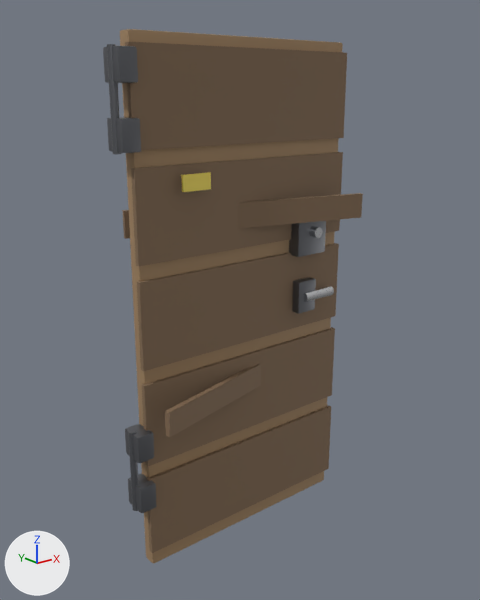
The FBX model Assets/Subsistence/Models/Props/DD_door_wood.fbx as it was, and as the next commit left it.
Both versions are drawn from a 50 mm camera at (-1.65, -2.04, 1.86) aimed at (-0.06, -0.05, 1.06). The lights are fixed; the arrows at lower left show +X, +Y and +Z. The older version comes first.

Objects in the first picture: 'DD_door_wood'.
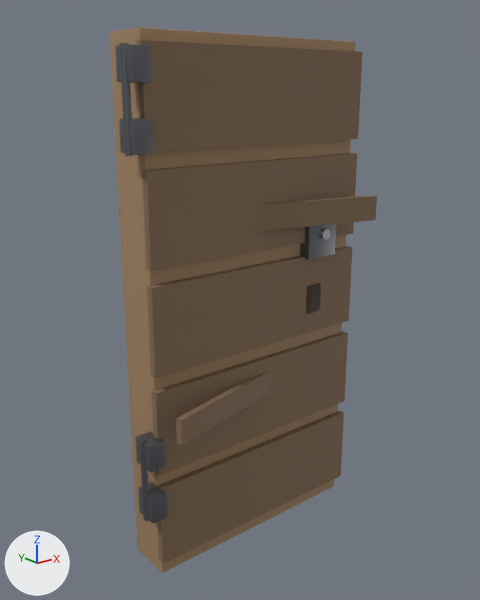
Diff of the bpy script that builds the scene:
```diff
--- a/Assets/Subsistence/Models/Props/DD_door_wood.fbx.py
+++ b/Assets/Subsistence/Models/Props/DD_door_wood.fbx.py
@@ me_dd_door_wood @@
 # used by ob_dd_door_wood; location = (0.0, 0.0, 0.0)
-me_dd_door_wood.from_pydata(...)  # 556 vertices, 484 faces; spans x -0.57..0.51, y -0.18..0.08, z 0.0..2.05
+me_dd_door_wood.from_pydata(...)  # 556 vertices, 484 faces; spans x -0.57..0.51, y -0.26..0.1, z 0.0..2.05
+# me_dd_door_wood part 1: the loose piece of 8 vertices spanning x -0.51..0.51, y -0.05..-0.03, z 0.07..0.41 is moved by (0.0, -0.08, 0.0)
+# me_dd_door_wood part 2: the loose piece of 8 vertices spanning x -0.51..0.51, y -0.05..-0.03, z 0.47..0.81 is moved by (0.0, -0.08, 0.0)
+# me_dd_door_wood part 3: the loose piece of 8 vertices spanning x -0.51..0.51, y -0.05..-0.03, z 0.87..1.21 is moved by (0.0, -0.08, 0.0)
+# me_dd_door_wood part 4: the loose piece of 8 vertices spanning x -0.51..0.51, y -0.05..-0.03, z 1.27..1.61 is moved by (0.0, -0.08, 0.0)
+# me_dd_door_wood part 5: the loose piece of 8 vertices spanning x -0.51..0.51, y -0.05..-0.03, z 1.67..2.01 is moved by (0.0, -0.08, 0.0)
+# me_dd_door_wood part 6: the loose piece of 8 vertices spanning x -0.5..0.5, y -0.18..0.08, z 0.65..0.75 is moved by (0.0, -0.07, 0.0)
+# me_dd_door_wood part 7: the loose piece of 8 vertices spanning x -0.5..0.5, y -0.18..0.08, z 1.35..1.45 is moved by (0.0, -0.07, 0.0)
+# me_dd_door_wood part 8: the loose piece of 56 vertices spanning x -0.56..-0.49, y -0.07..0.03, z 0.29..0.41 is moved by (0.0, -0.08, 0.0)
+# me_dd_door_wood part 9: the loose piece of 56 vertices spanning x -0.56..-0.49, y -0.07..0.03, z 0.51..0.62 is moved by (0.0, -0.08, 0.0)
+# me_dd_door_wood part 10: the loose piece of 24 vertices spanning x -0.57..-0.55, y -0.04..-0.01, z 0.29..0.63 is moved by (0.0, -0.08, 0.0)
+# me_dd_door_wood part 11: the loose piece of 56 vertices spanning x -0.56..-0.49, y -0.07..0.03, z 1.67..1.77 is moved by (0.0, -0.08, 0.0)
+# me_dd_door_wood part 12: the loose piece of 56 vertices spanning x -0.56..-0.49, y -0.07..0.03, z 1.89..2.0 is moved by (0.0, -0.08, 0.0)
+# me_dd_door_wood part 13: the loose piece of 24 vertices spanning x -0.57..-0.55, y -0.04..-0.01, z 1.66..2.0 is moved by (0.0, -0.08, 0.0)
+# me_dd_door_wood part 14: the loose piece of 56 vertices spanning x 0.23..0.33, y -0.09..-0.05, z 0.95..1.09 is moved by (0.0, -0.04, 0.0)
+# me_dd_door_wood part 15: the loose piece of 8 vertices spanning x -0.34..-0.22, y -0.09..-0.07, z 1.52..1.58 is moved by (0.0, -0.03, 0.0)
+# me_dd_door_wood part 16: the loose piece of 56 vertices spanning x -0.5..0.5, y -0.03..0.03, z 0.0..2.05 is rebuilt with 56 vertices and now spans x -0.5..0.5, y -0.1..0.1, z 0.0..2.05
+# me_dd_door_wood part 17: the loose piece of 28 vertices spanning x 0.26..0.42, y -0.11..-0.07, z 1.0..1.04 is deleted
+# me_dd_door_wood part 18: 52 vertices removed from x 0.22..0.38, y -0.08..-0.03, z 1.2..1.4; 52 vertices added at x 0.22..0.38, y -0.17..-0.1, z 1.2..1.4
+# other edits to the shape of me_dd_door_wood do not show in these pictures
 me_dd_door_wood.materials.append(mat_m_dd_wood)
```

Boxes [x1, y1, x2, y2] around the edits, measured in the pictures (480 x 600 px; the box of a moved part takes in the faces that stretch with it):
'DD_door_wood', reshaped: before [103, 29, 363, 563]; after [110, 27, 377, 573]
part 1 of me_dd_door_wood, moved or reshaped: before [146, 405, 331, 553]; after [156, 411, 344, 564]
part 2 of me_dd_door_wood, moved or reshaped: before [142, 327, 335, 466]; after [152, 331, 348, 476]
part 3 of me_dd_door_wood, moved or reshaped: before [137, 243, 339, 371]; after [147, 246, 352, 379]
part 4 of me_dd_door_wood, moved or reshaped: before [131, 152, 343, 266]; after [142, 153, 357, 271]
part 5 of me_dd_door_wood, moved or reshaped: before [125, 42, 347, 150]; after [137, 40, 363, 152]
part 6 of me_dd_door_wood, moved or reshaped: before [165, 364, 261, 437]; after [176, 371, 271, 446]
part 7 of me_dd_door_wood, moved or reshaped: before [122, 193, 363, 239]; after [255, 195, 377, 231]
part 8 of me_dd_door_wood, moved or reshaped: before [128, 473, 156, 513]; after [138, 482, 168, 523]
part 9 of me_dd_door_wood, moved or reshaped: before [125, 424, 154, 463]; after [136, 432, 166, 473]
part 10 of me_dd_door_wood, moved or reshaped: before [128, 430, 138, 511]; after [139, 438, 149, 521]
part 11 of me_dd_door_wood, moved or reshaped: before [107, 117, 141, 153]; after [119, 118, 154, 155]
part 12 of me_dd_door_wood, moved or reshaped: before [103, 46, 138, 83]; after [115, 44, 151, 83]
part 13 of me_dd_door_wood, moved or reshaped: before [107, 44, 121, 154]; after [119, 43, 134, 156]
part 14 of me_dd_door_wood, moved or reshaped: before [292, 277, 316, 313]; after [306, 283, 321, 314]
part 15 of me_dd_door_wood, moved or reshaped (not visible afterwards): before [181, 172, 211, 192]
part 16 of me_dd_door_wood, rebuilt (10% wider): before [120, 29, 343, 563]; after [110, 27, 355, 573]
part 17 of me_dd_door_wood, deleted: before [304, 286, 334, 302]
part 18 of me_dd_door_wood, moved or reshaped: before [289, 223, 319, 257]; after [300, 224, 336, 259]
